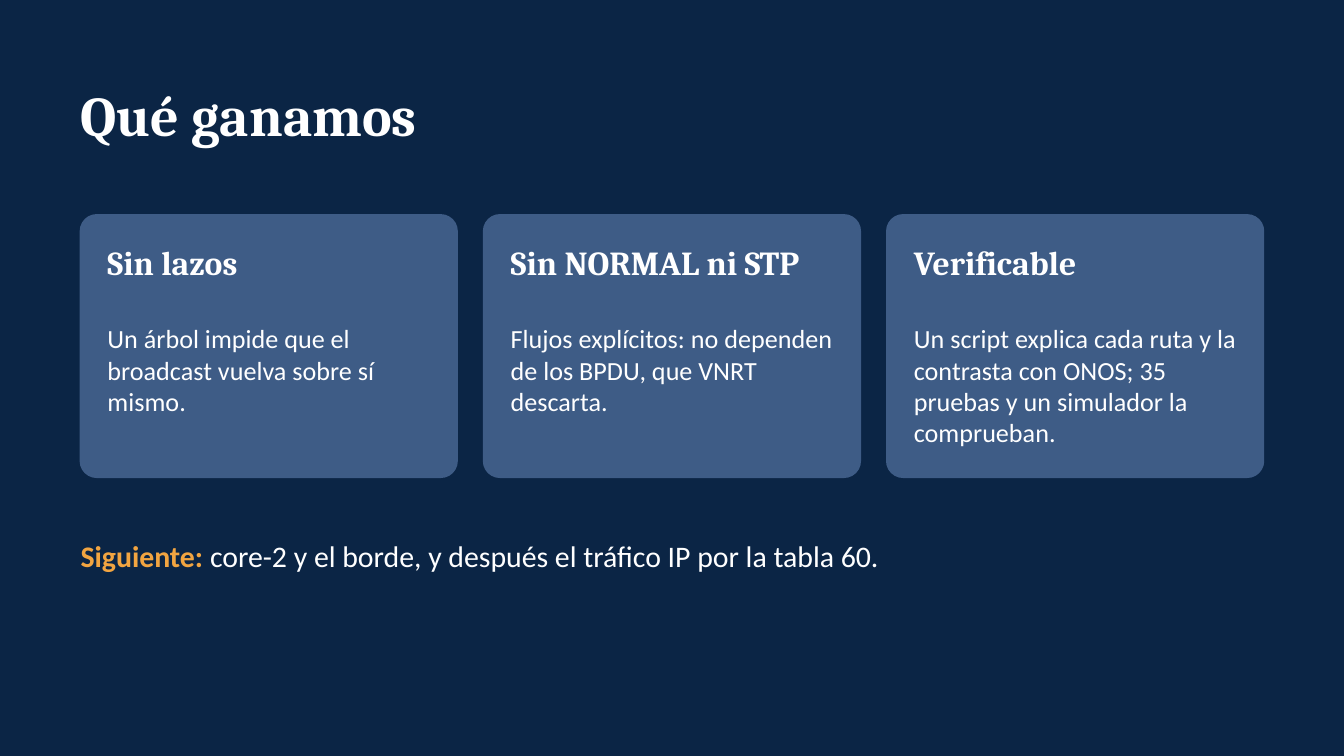
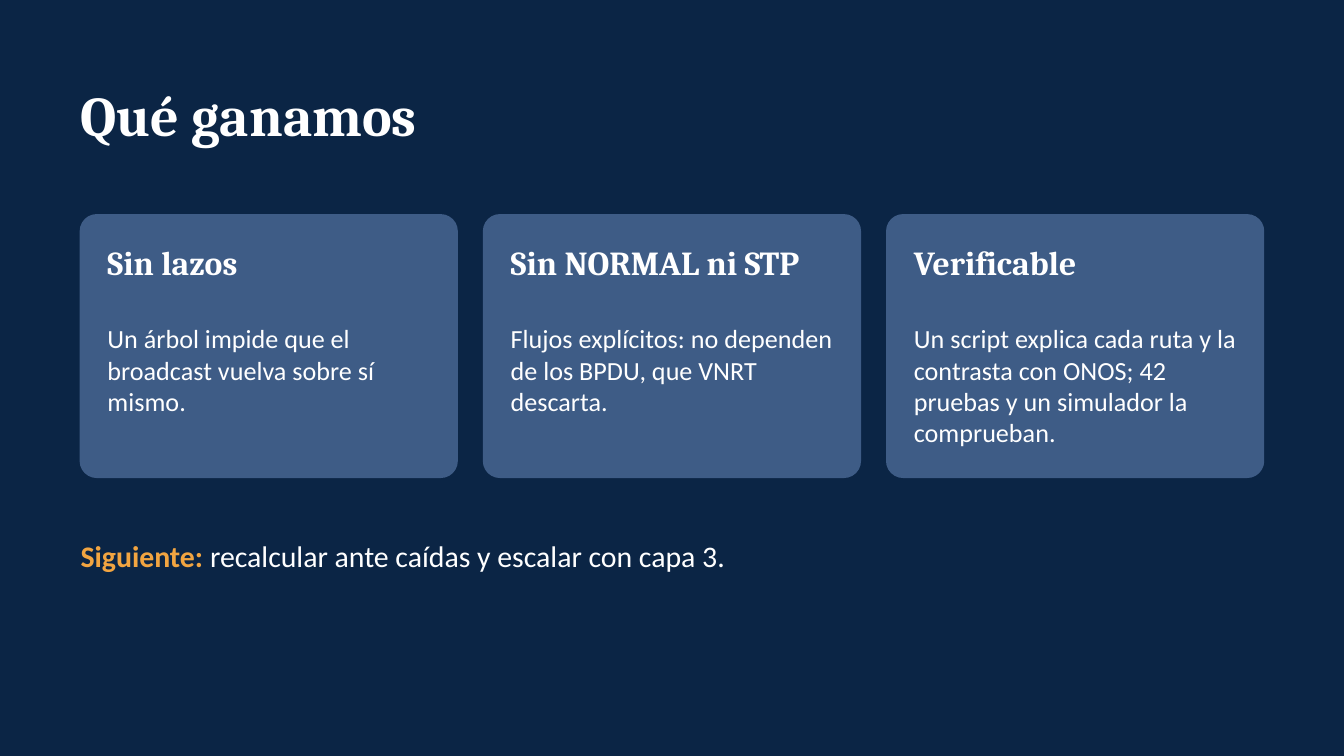
Before and after one commit to SergioAnderson123/proyecto-sdn, a slide deck: slide 11 of docs/Reenvio_proactivo_sin_STP.pptx. Drawn at 1344x756 pixels with LibreOffice and Linux fonts; fonts in the diff are those of the drawing. Boxes give left, top, right and bottom in pixels: in the first picture for what was removed or moved away, otherwise in the second. Text is boxed around its words. In the diff, an @@ line names an element or a change of style, - is before the commit and + after.

Commit message:
R2: explicar_ruta e instalar_proactivo muestran la interfaz de cada puerto (p4[ens7]); presentacion con los 5 switches desplegados

```diff
--- a/docs/Reenvio_proactivo_sin_STP.pptx
+++ b/docs/Reenvio_proactivo_sin_STP.pptx
@@ text at [914, 330, 1236, 446]: text changed @@
-Un script explica cada ruta y la contrasta con ONOS; 35 pruebas y un simulador la comprueban.
+Un script explica cada ruta y la contrasta con ONOS; 42 pruebas y un simulador la comprueban.
@@ text at [81, 546, 725, 572]: text changed @@
-Siguiente: core-2 y el borde, y después el tráfico IP por la tabla 60.
+Siguiente: recalcular ante caídas y escalar con capa 3.
```
Also in this commit, not shown: 2 other slides changed, 4 other files.
